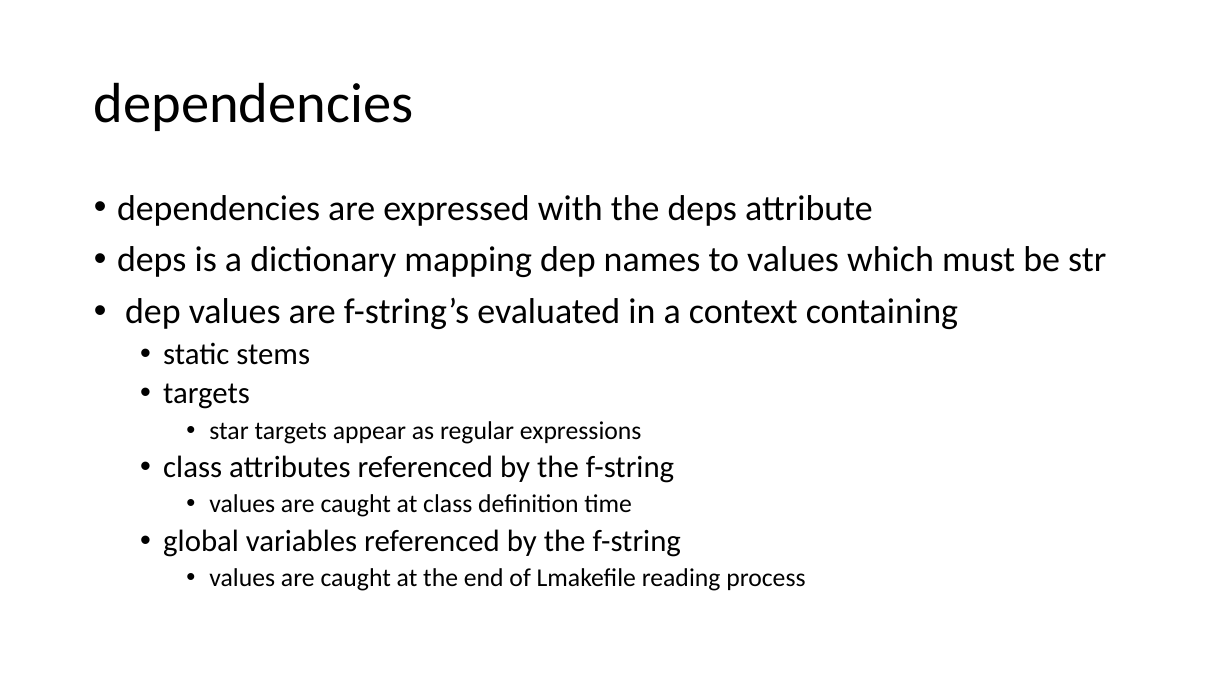
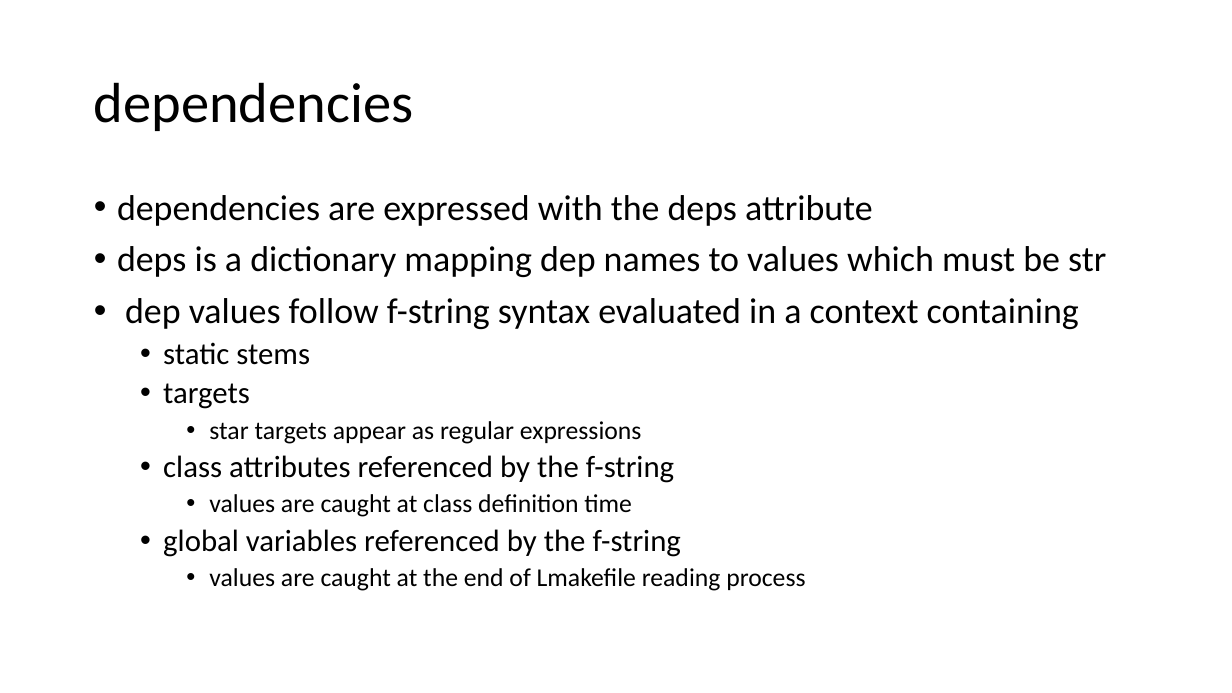
Before and after one commit to cesar-douady/open-lmake, a slide deck: slide 22 of doc/lmake_doc.pptx. Drawn at 1232x693 pixels with LibreOffice and Linux fonts; fonts in the diff are those of the drawing. Boxes give left, top, right and bottom in pixels: in the first picture for what was removed or moved away, otherwise in the second. Text is boxed around its words. In the diff, an @@ line names an element or a change of style, - is before the commit and + after.

```diff
--- a/doc/lmake_doc.pptx
+++ b/doc/lmake_doc.pptx
@@ text at (x1=125, y1=298, x2=1079, y2=329): text changed @@
-• dep values are f-string’s evaluated in a context containing
+• dep values follow f-string syntax evaluated in a context containing
```
Also in this commit, not shown: 16 other slides changed, 5 slides removed, 5 other files.
